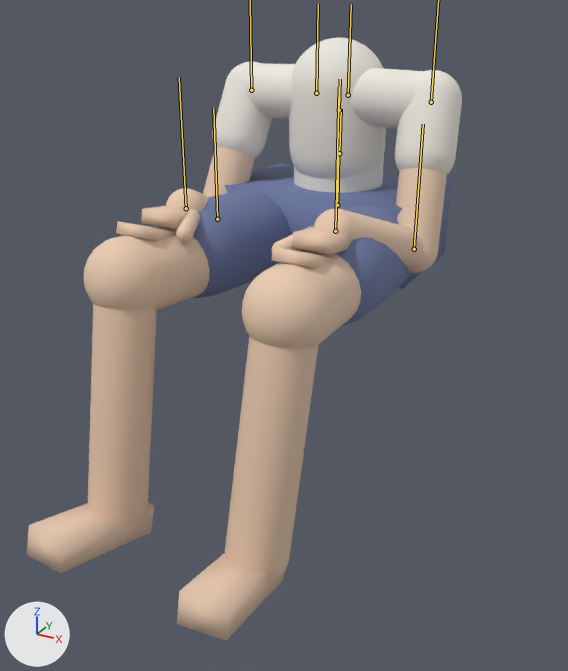
An edit to the glTF model models/body.glb, drawn before and after from the same camera.
Camera for both pictures: a camera (50 mm lens) standing at (0.706, -1.354, 0.486) and looking at (0.058, -0.176, -0.103). The lights are fixed; the arrows at lower left show +X, +Y and +Z. The picture after the commit comes second. The bones that change are drawn over the model as lines.

The first picture shows 'body'.
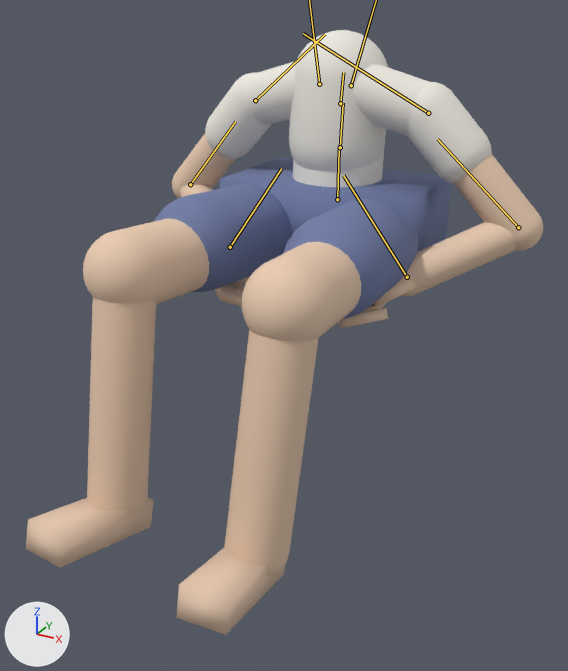
The newer file adds an action. The first version stands in its rest pose; the second is drawn at frame 31 of the action 'fid_stretch_idle_deck'.

What differs and where, as boxes (x1, y1, x2, y2) in the pictures (568 x 671 px):
'body', posed (19% wider): before (27, 38, 462, 641); after (26, 30, 543, 635)
bone 'root', root to tip: before (337, 205) to (338, 153); after (337, 199) to (339, 148)
bone 'spine', root to tip: before (339, 153) to (341, 109); after (340, 147) to (343, 103)
bone 'chest', root to tip: before (339, 110) to (340, 79); after (340, 103) to (343, 72)
bone 'forearm_l', root to tip: before (414, 249) to (423, 124); after (518, 227) to (437, 139)
bone 'hand_l', root to tip: before (335, 231) to (339, 87); after (407, 277) to (343, 175)
bone 'forearm_r', root to tip: before (217, 219) to (213, 107); after (190, 184) to (235, 121)
bone 'hand_r', root to tip: before (186, 208) to (179, 77); after (230, 247) to (281, 168)

The edits, one by one:
Bone 'root' (bone_root) moves from (0.0, 0.0, 0.0) to (0.0, 0.012, 0.0).
Bone 'spine' (bone_spine) turns from (0, 0, 0) to (-5, 0, 0) degrees about its own x, y and z.
Bone 'chest' (bone_chest) turns from (0, 0, 0) to (-3, 0, 0) degrees about its own x, y and z.
Bone 'clavicle_l' (bone_clavicle_l) turns from (0, 0, 0) to (0, 0, -13) degrees about its own x, y and z.
Bone 'upper_arm_l' (bone_upper_arm_l) turns from (0, 0, 0) to (42, -47, 39) degrees about its own x, y and z.
Bone 'forearm_l' (bone_forearm_l) turns from (0, 0, 0) to (-16, 0, 0) degrees about its own x, y and z.
Bone 'hand_l' (bone_hand_l) turns from (0, 0, 0) to (-12, 0, 0) degrees about its own x, y and z.
Bone 'clavicle_r' (bone_clavicle_r) turns from (0, 0, 0) to (0, 0, 13) degrees about its own x, y and z.
Bone 'upper_arm_r' (bone_upper_arm_r) turns from (0, 0, 0) to (42, 47, -39) degrees about its own x, y and z.
Bone 'forearm_r' (bone_forearm_r) turns from (0, 0, 0) to (-16, 0, 0) degrees about its own x, y and z.
Bone 'hand_r' (bone_hand_r) turns from (0, 0, 0) to (-12, 0, 0) degrees about its own x, y and z.
